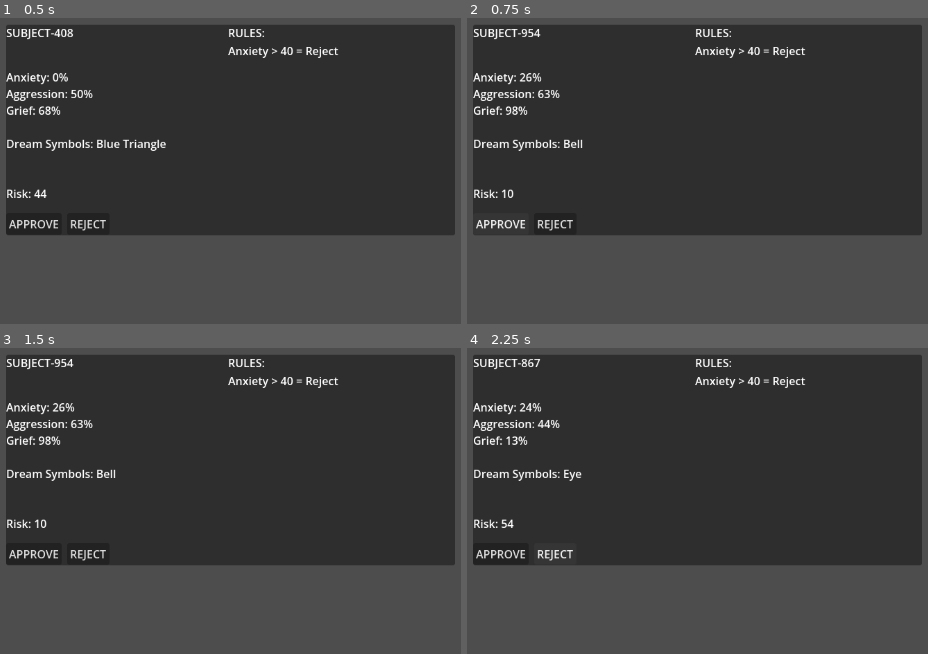
Above: before the commit, frames 1-4 (two rows, left to right).
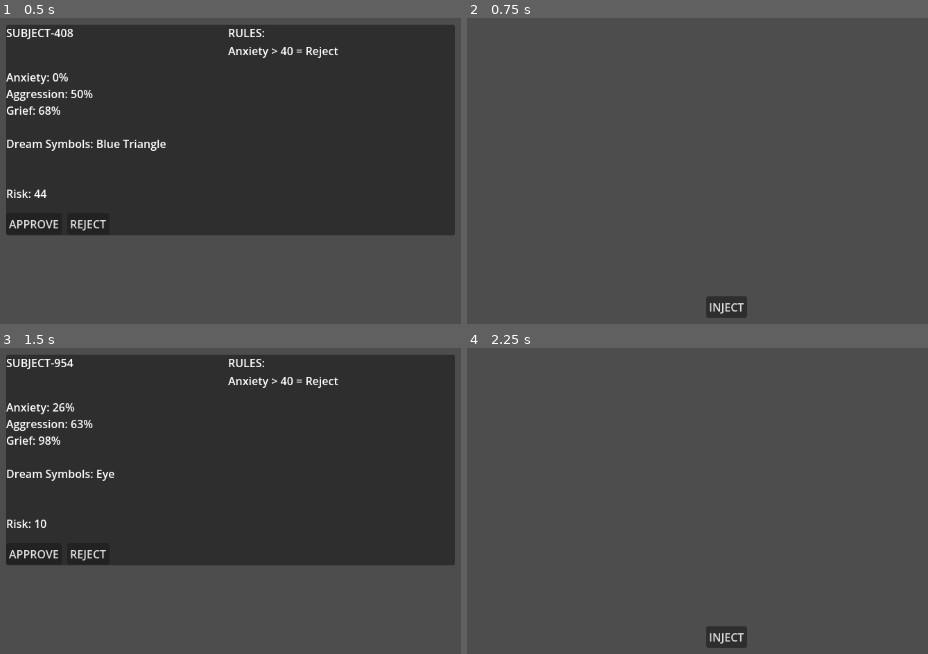
Above: after the commit, the same moments.

Repository: etper/papers-please
Game: Godot game, scene res://main.tscn
The game is run twice, just before and just after one commit, with the same random seed, the same clock (stepped at 60 frames per second) and the same inputs.
Inputs (mouse positions are in pixels of both pictures, inside the frame that each line leads up to):
- Up to frame 1 (0.5 s): no input
- Up to frame 2 (0.75 s): click "APPROVE" at 0.5 s
- Up to frame 3 (1.5 s): click (258, 635) at 1.25 s, where only the run after the commit has a clickable "INJECT"
- Up to frame 4 (2.25 s): click "REJECT" at 2 s

Frame 1 is identical in both runs. In frame 2, 66% of the frame differs, in the area x 1-99%, y 2-99%; in frame 3, less than 0.1%; in frame 4, 66%.

Commit message:
inject drug mechanic

Diff:
--- a/main.gd
+++ b/main.gd
@@ -7,6 +7,9 @@
 var quota := 5
 
 var current_day := 1
+
+var needs_injection := false
+var compliance := 100
 
 func _ready():
 	randomize()
@@ -78,11 +81,14 @@
 		print("DAY COMPLETE")
 		return
 
-	current_citizen = generate_random_citizen()
-
-	display_citizen(current_citizen)
+	needs_injection = true
+	show_injection_ui()
 
 func _on_approve_button_pressed():
+
+	if needs_injection:
+		print("INJECTION REQUIRED")
+		return
 
 	var should_reject = \
 		$RuleManager.should_reject(current_citizen)
@@ -102,6 +108,10 @@
 
 func _on_reject_button_pressed():
 
+	if needs_injection:
+		print("INJECTION REQUIRED")
+		return
+
 	var should_reject = \
 		$RuleManager.should_reject(current_citizen)
 
@@ -117,3 +127,26 @@
 		print("Mistakes: ", mistakes)
 
 	finish_case()
+
+func inject_drug():
+
+	needs_injection = false
+
+	compliance = 100
+
+	print("COMPLIANCE RESTORED")
+
+	current_citizen = generate_random_citizen()
+
+	display_citizen(current_citizen)
+
+	$UI/BrainScanPanel.visible = true
+	$UI/InjectButton.visible = false
+
+func show_injection_ui():
+
+	$UI/BrainScanPanel.visible = false
+	$UI/InjectButton.visible = true
+
+func _on_inject_button_pressed() -> void:
+	inject_drug()
--- a/main.tscn
+++ b/main.tscn
@@ -78,8 +78,17 @@
 offset_bottom = 303.0
 text = "REJECT"
 
+[node name="InjectButton" type="Button" parent="UI" unique_id=1443240806]
+visible = false
+offset_left = 528.0
+offset_top = 520.0
+offset_right = 587.0
+offset_bottom = 551.0
+text = "INJECT"
+
 [node name="RuleManager" type="Node" parent="." unique_id=320138722]
 script = ExtResource("2_0xm2m")
 
 [connection signal="pressed" from="UI/BrainScanPanel/ApproveButton" to="." method="_on_approve_button_pressed"]
 [connection signal="pressed" from="UI/BrainScanPanel/RejectButton" to="." method="_on_reject_button_pressed"]
+[connection signal="pressed" from="UI/InjectButton" to="." method="_on_inject_button_pressed"]
--- a/scripts/gdd.gd
+++ b/scripts/gdd.gd
@@ -72,16 +72,6 @@
 	# GAMEPLAY
 
 		#tasks
-#Day 3:
-#Randomized forbidden emotions
-#Thresholds hidden partially
-#
-#Can escalate into:
-#
-#Contradictory rules
-#Missing documents
-#Corrupted directives
-#Rules changing mid-shift
 #3. Drug Injection Mechanic
 #
 #To continue processing citizens:
@@ -1574,3 +1564,4 @@
 		# rules being different app than brain scan panel
 		# make sure that hidden instructions are not overriding the rules for the days
 		# make sure the rules for the days are correct with plan
+		# perhaps inject every citizen is too much?
